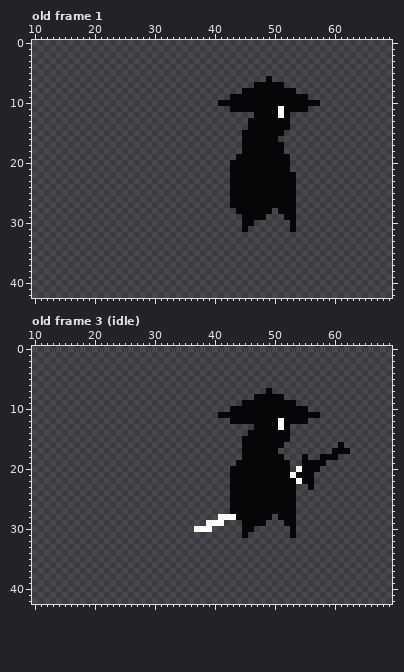
One commit to this pixel-art file: Assets/Sprite-0001.aseprite. Above is the file before it was changed.
128x128 pixels, 10 frames. Shown: old frame 1: x 10..69, y 0..42; old frame 3 (idle): x 10..69, y 0..42. The commit also changed other frames, which this record leaves out.
The result:
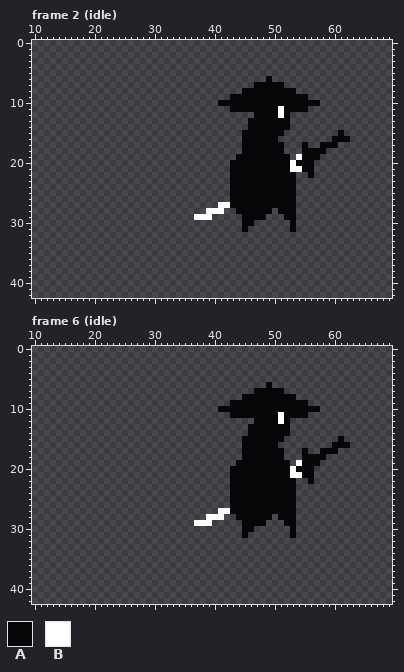
Palette (. is transparent): A #060608  B #ffffff
A new or re-ordered frame is compared with the old frame closest to it.
Changes in this commit:
frames 10 -> 14
Frame 2 (idle) is new; against old frame 1, layer "sword":
The author put colour A in row 15 at x 61; in row 16 at x 60 to 62; in row 17 at x 55 and 58 to 60; in row 18 at x 55 to 58; in row 19 at x 55 to 57; in row 20 at x 54 to 56.
The author put colour A in row 21 at x 55 to 56; in row 22 at x 56.
The author put colour B in row 19 at x 54; in row 20 at x 53; in row 21 at x 53 to 54; in row 27 at x 41 to 42; in row 28 at x 39 to 41; in row 29 at x 37 to 39.
Frame 6 (idle) against old frame 3 (idle), layers "head", "body", "sword":
The author put colour A in row 6 at x 49; in row 7 at x 47 to 48 and 50 to 51; in row 8 at x 45 to 46 and 52 to 53; in row 9 at x 43 to 44 and 54 to 55; in row 10 at x 41 to 42 and 56 to 57; in row 13 at x 46.
The author put colour A in row 15 at x 61; in row 16 at x 60 and 62; in row 17 at x 51, 55 and 58 to 59; in row 18 at x 56 to 57.
Colour B becomes colour A in row 13 at x 51; in row 20 at x 54.
The author put colour B in row 19 at x 54; in row 20 at x 53; in row 27 at x 41 to 42; in row 28 at x 39 to 40; in row 29 at x 37 to 38.
Colour A becomes colour B in row 11 at x 51; in row 21 at x 54.
The edit erases colour A in row 11 at x 41 to 42 and 56 to 57; in row 12 at x 43 to 46 and 53 to 55; in row 15 at x 52; in row 16 at x 51; in row 17 at x 61 to 62; in row 18 at x 59 to 60.
The edit erases colour A in row 19 at x 58; in row 20 at x 57; in row 22 at x 55; in row 23 at x 56.
The edit erases colour B in row 22 at x 54; in row 28 at x 42 to 43; in row 29 at x 40 to 41; in row 30 at x 37 to 39.
Where, in picture pixels (left, top, right, bottom), the same in both pictures:
added: (290, 130, 350, 178)
added: (194, 202, 230, 220)
changed: (218, 382, 350, 490)
changed: (194, 508, 236, 532)
